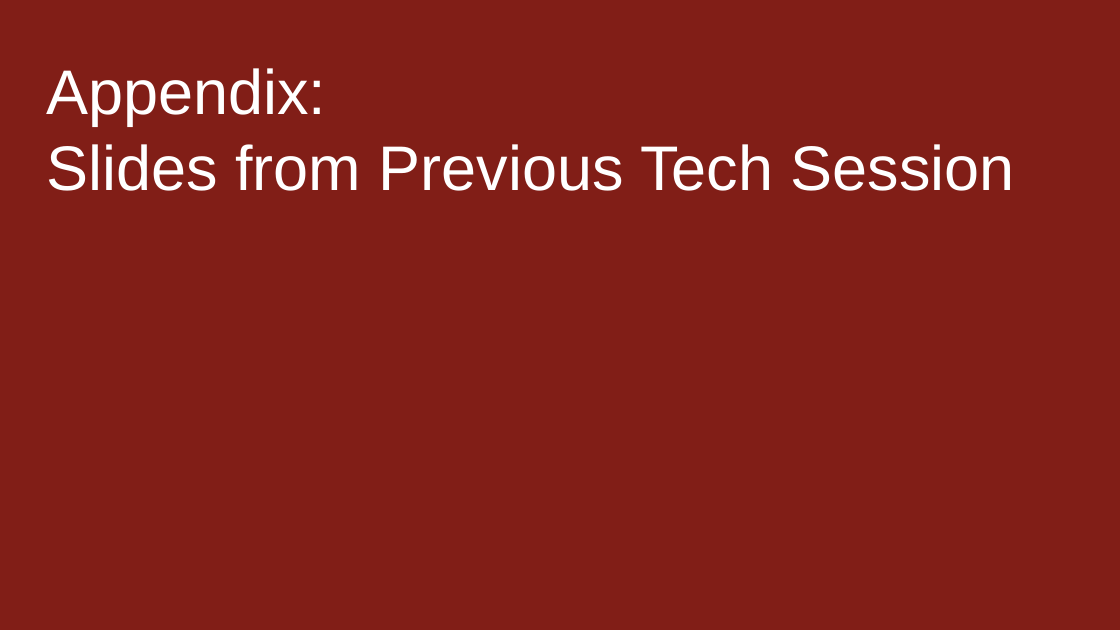
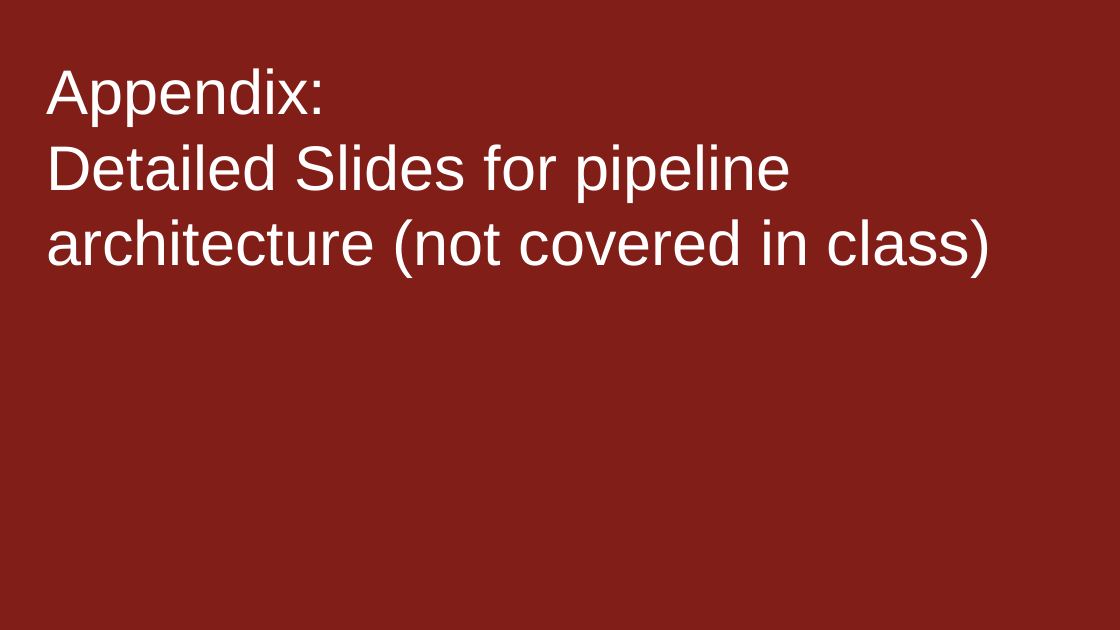
Before and after one commit to dssg/mlforpublicpolicylab, a slide deck: slide 24 of Lectures/09-Machine-Learning-Pipelines.pptx (slide 34 before the commit). Drawn at 1120x630 pixels with LibreOffice and Linux fonts; fonts in the diff are those of the drawing. Boxes give left, top, right and bottom in pixels: in the first picture for what was removed or moved away, otherwise in the second. Text is boxed around its words. In the diff, an @@ line names an element or a change of style, - is before the commit and + after.

```diff
--- a/Lectures/09-Machine-Learning-Pipelines.pptx
+++ b/Lectures/09-Machine-Learning-Pipelines.pptx
@@ text at box(46, 144, 991, 277): text changed @@
-Slides from Previous Tech Session
+Detailed Slides for pipeline architecture (not covered in class)
```
Also in this commit, not shown: 3 other slides changed, 11 slides removed.
